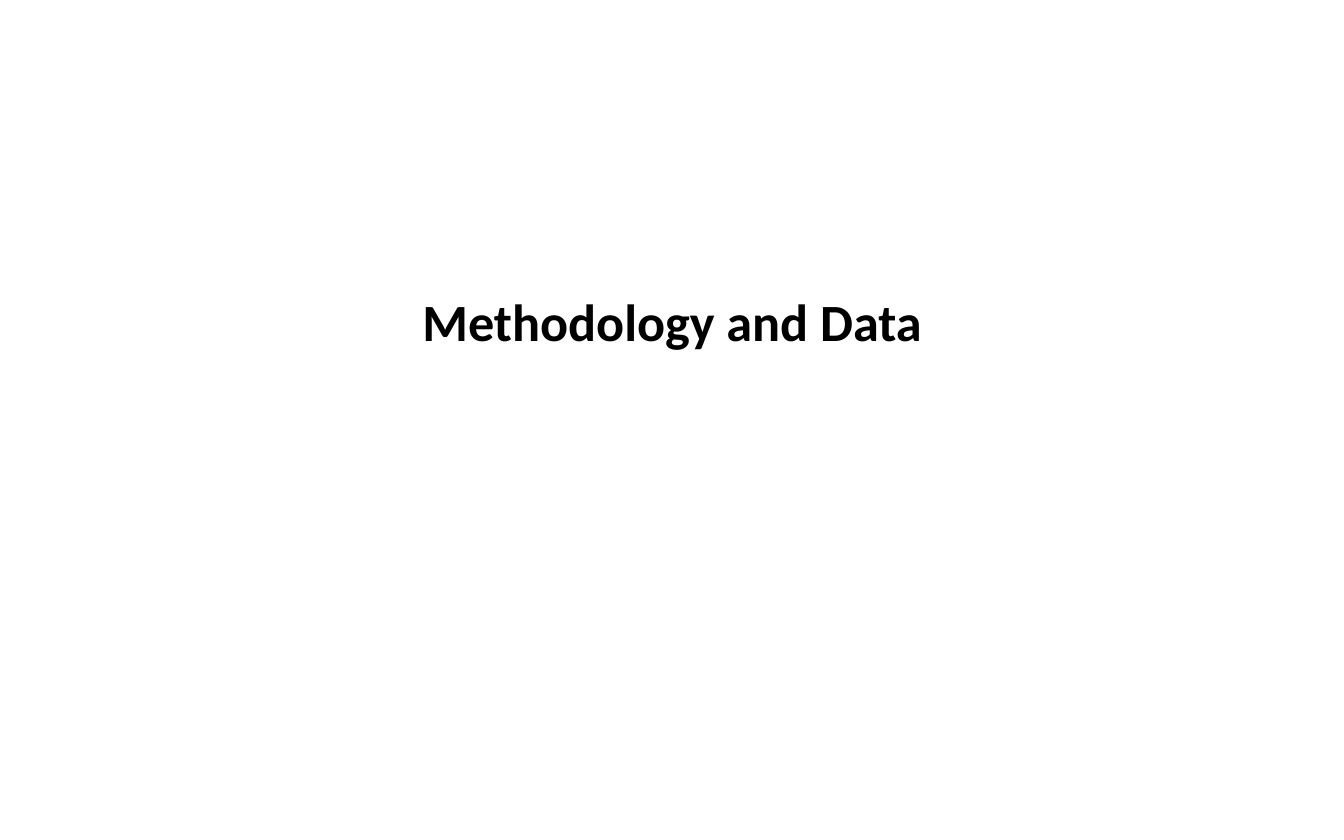
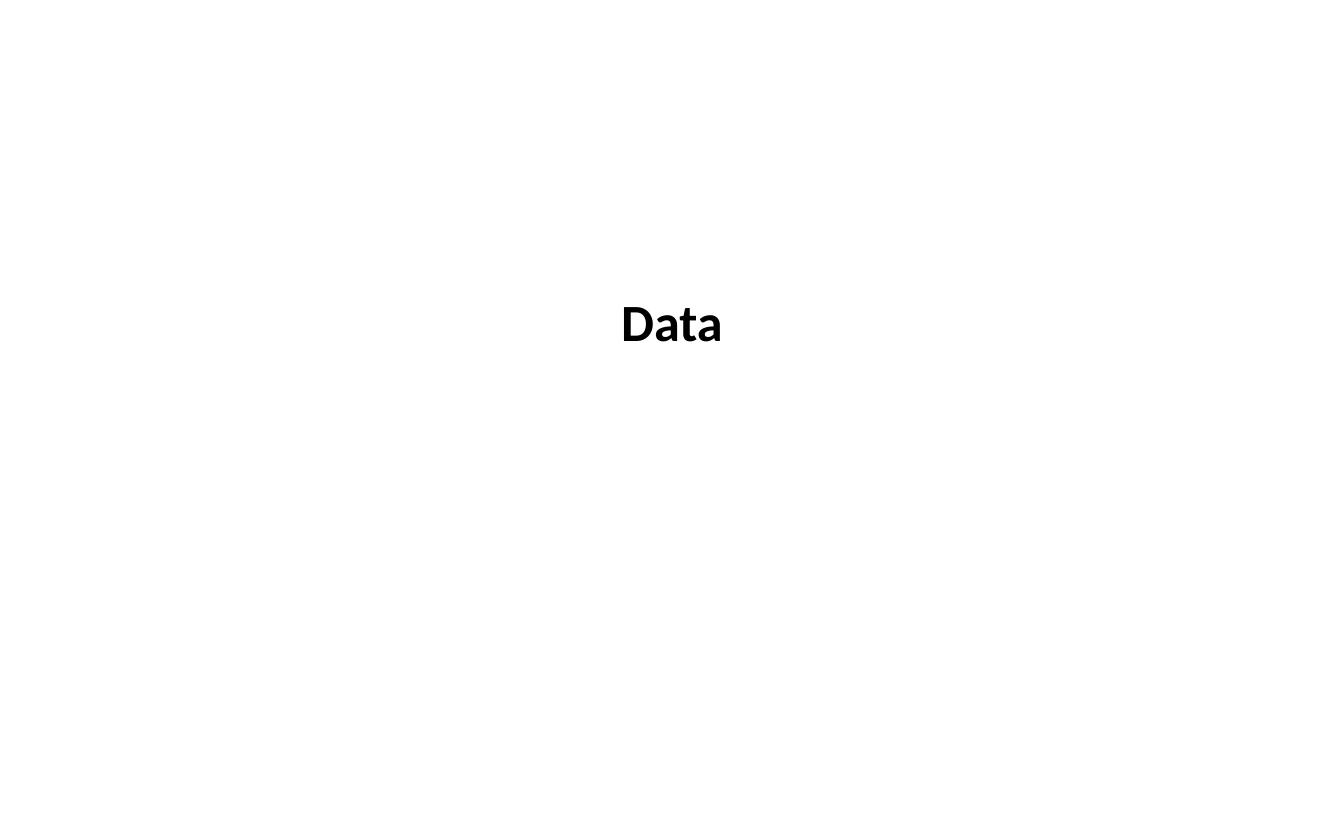
Before and after one commit to SLU-Courses-Townes/SOC5600, a slide deck: slide 24 of FinalProject/Presentation/Townes_SOC5600_FinalProject_Presentation.pptx (slide 15 before the commit). Drawn at 1344x840 pixels with LibreOffice and Linux fonts; fonts in the diff are those of the drawing. Boxes give left, top, right and bottom in pixels: in the first picture for what was removed or moved away, otherwise in the second. Text is boxed around its words. In the diff, an @@ line names an element or a change of style, - is before the commit and + after.

```diff
--- a/FinalProject/Presentation/Townes_SOC5600_FinalProject_Presentation.pptx
+++ b/FinalProject/Presentation/Townes_SOC5600_FinalProject_Presentation.pptx
@@ text at bbox=[621, 307, 723, 342]: text changed @@
-Methodology and Data
+Data
```
Also in this commit, not shown: 7 slides added, 1 slide removed.
